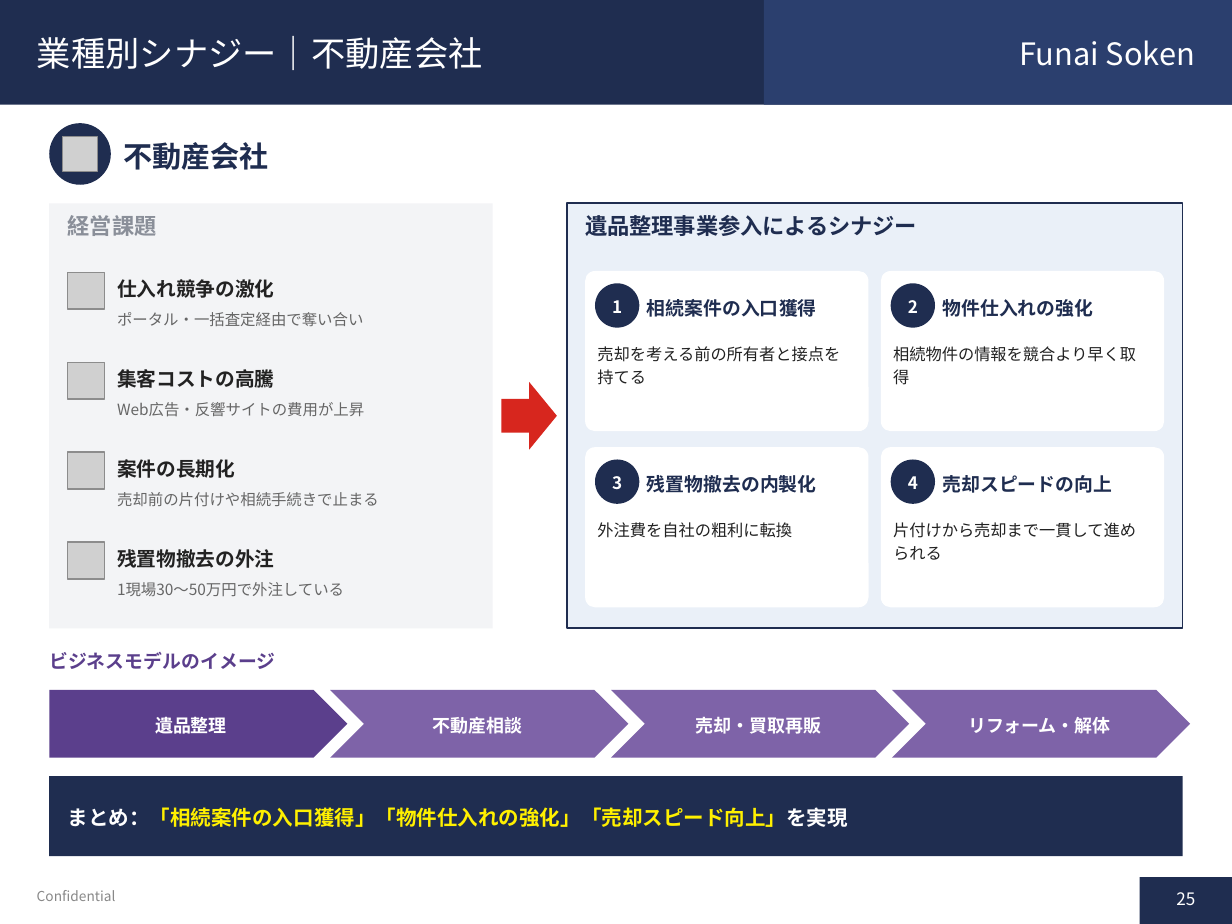
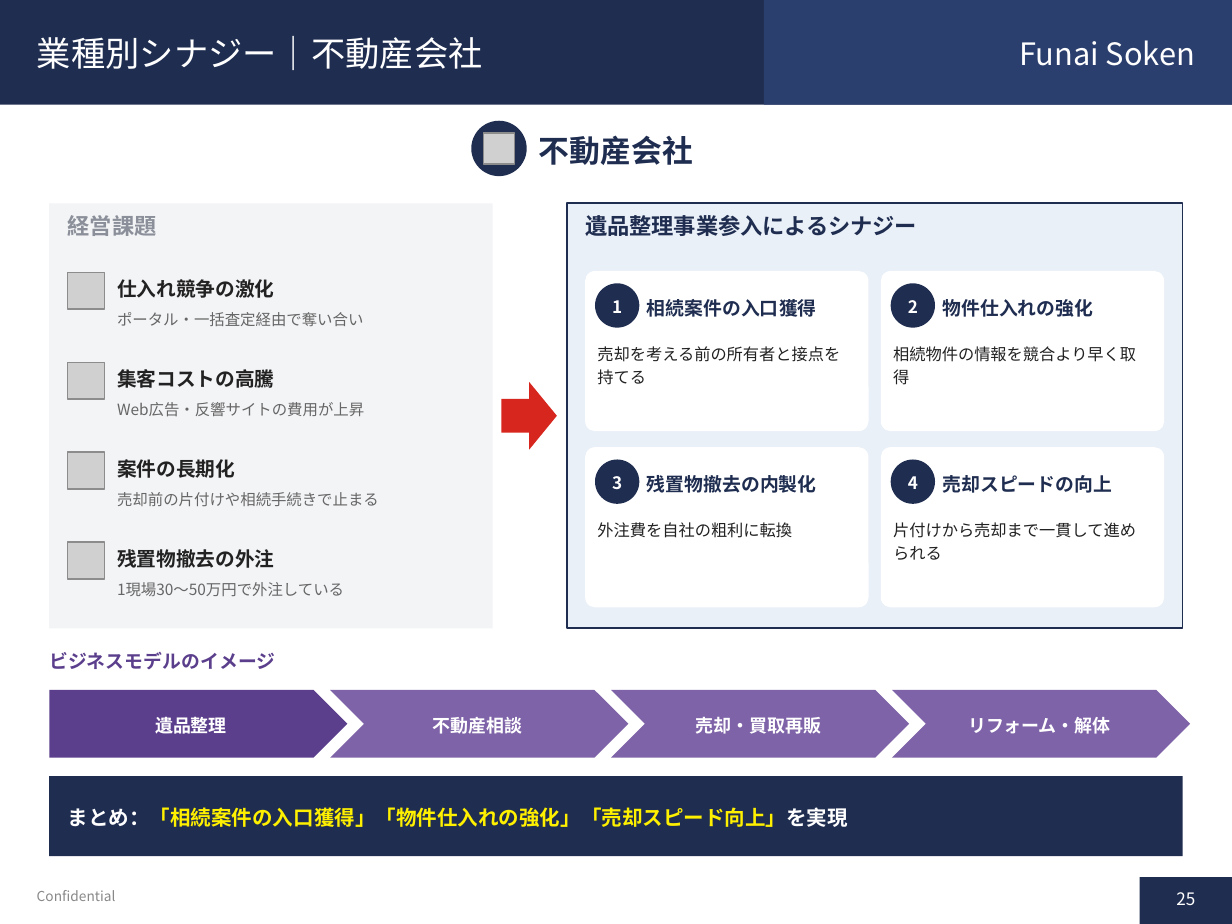
Before and after one commit to soshiro-iki-sys/-, a slide deck: slide 25 of proposals/遺品整理事業_企画書.pptx. Drawn at 1232x924 pixels with LibreOffice and Linux fonts; fonts in the diff are those of the drawing; grey boxes stand for pictures. Boxes give left, top, right and bottom in pixels: in the first picture for what was removed or moved away, otherwise in the second. Text is boxed around its words. In the diff, an @@ line names an element or a change of style, - is before the commit and + after.

```diff
--- a/proposals/遺品整理事業_企画書.pptx
+++ b/proposals/遺品整理事業_企画書.pptx
@@ text "不動産会社": place and size @@
-text "不動産会社" at [123, 142, 269, 170]
+text "不動産会社" at [539, 135, 693, 165]
@@ text "不動産会社" at [539, 135, 693, 165]: size 17 to 18 pt; alignment left to centre @@
@@ ellipse: place and size @@
-ellipse at [49, 123, 111, 185]
+ellipse at [472, 121, 527, 176]
@@ picture: place and size @@
-picture at [63, 137, 97, 171]
+picture at [483, 133, 514, 164]
```
Also in this commit, not shown: 46 other slides changed, 1 other file.
